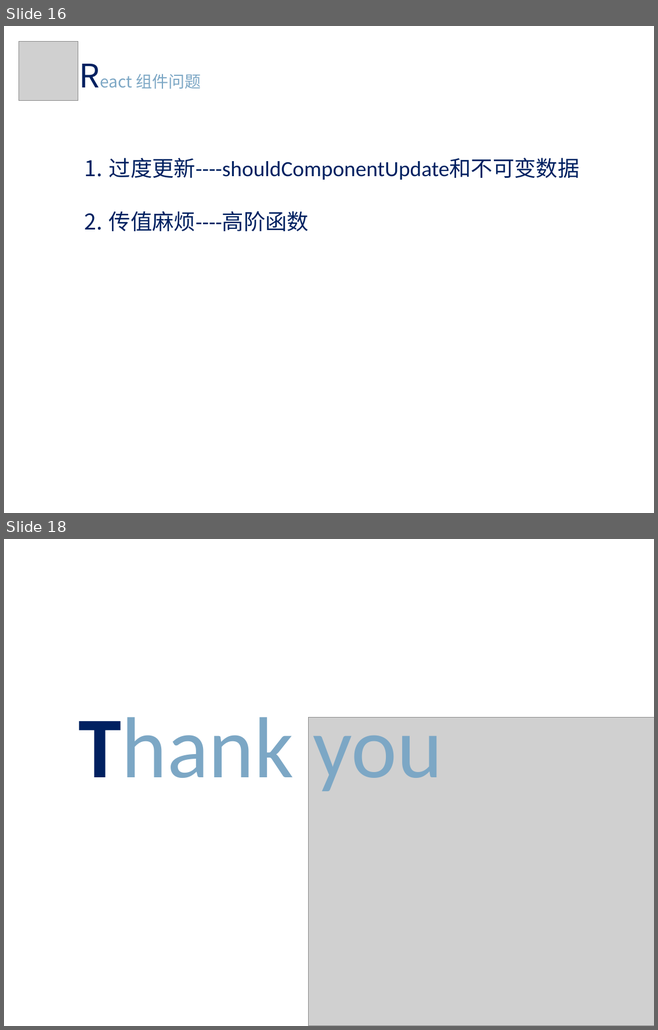
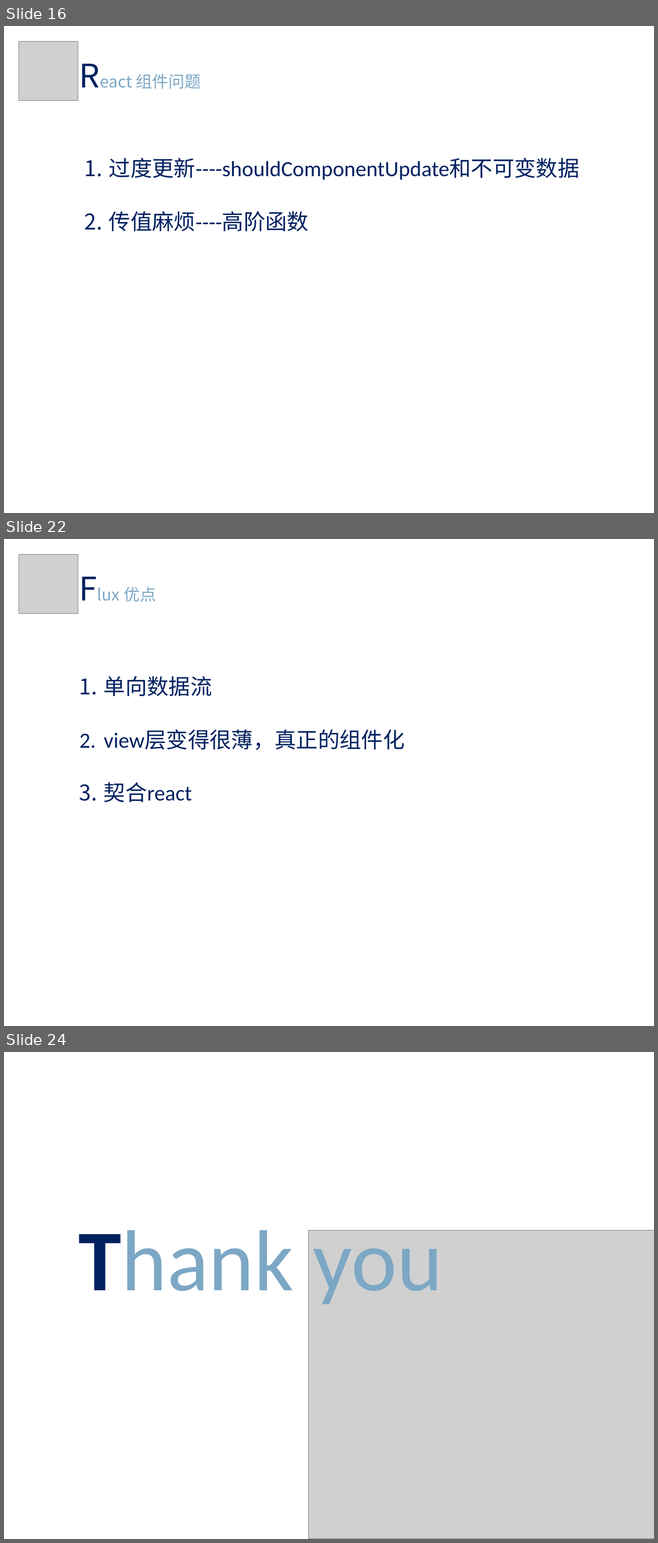
Before and after one commit to m544498510/may-web-app, a slide deck: new_doc/react share.pptx. Shown one above the other, each under a label of ours: slides 16 and 18 before the commit, slides 16, 22 and 24 after it; the slides between them are not shown. The pictures are 658x1030 and 658x1543 pixels, drawn with LibreOffice and Linux fonts; fonts in the diff are those of the drawing; grey boxes stand for pictures. Boxes give left, top, right and bottom in pixels: in the first picture for what was removed or moved away, otherwise in the second. Text is boxed around its words. In the diff, an @@ line names an element or a change of style, - is before the commit and + after.

```diff
--- a/new_doc/react share.pptx
+++ b/new_doc/react share.pptx
@@ slide 22 added at <box>4,539,654,1026</box>, background #FFFFFF @@
@@ picture added at <box>19,555,79,614</box> @@
@@ text added at <box>123,587,156,602</box>, 18 pt, text #7CA7C5 @@
+Flux 优点
@@ text added at <box>104,676,405,802</box>, 24 pt, text #002060 @@
+1. 单向数据流
+2. view层变得很薄，真正的组件化
+3. 契合react
@@ what was slide 18 is now slide 24 @@
```
Also in this commit, not shown: 9 slides changed, 5 other slides added.
